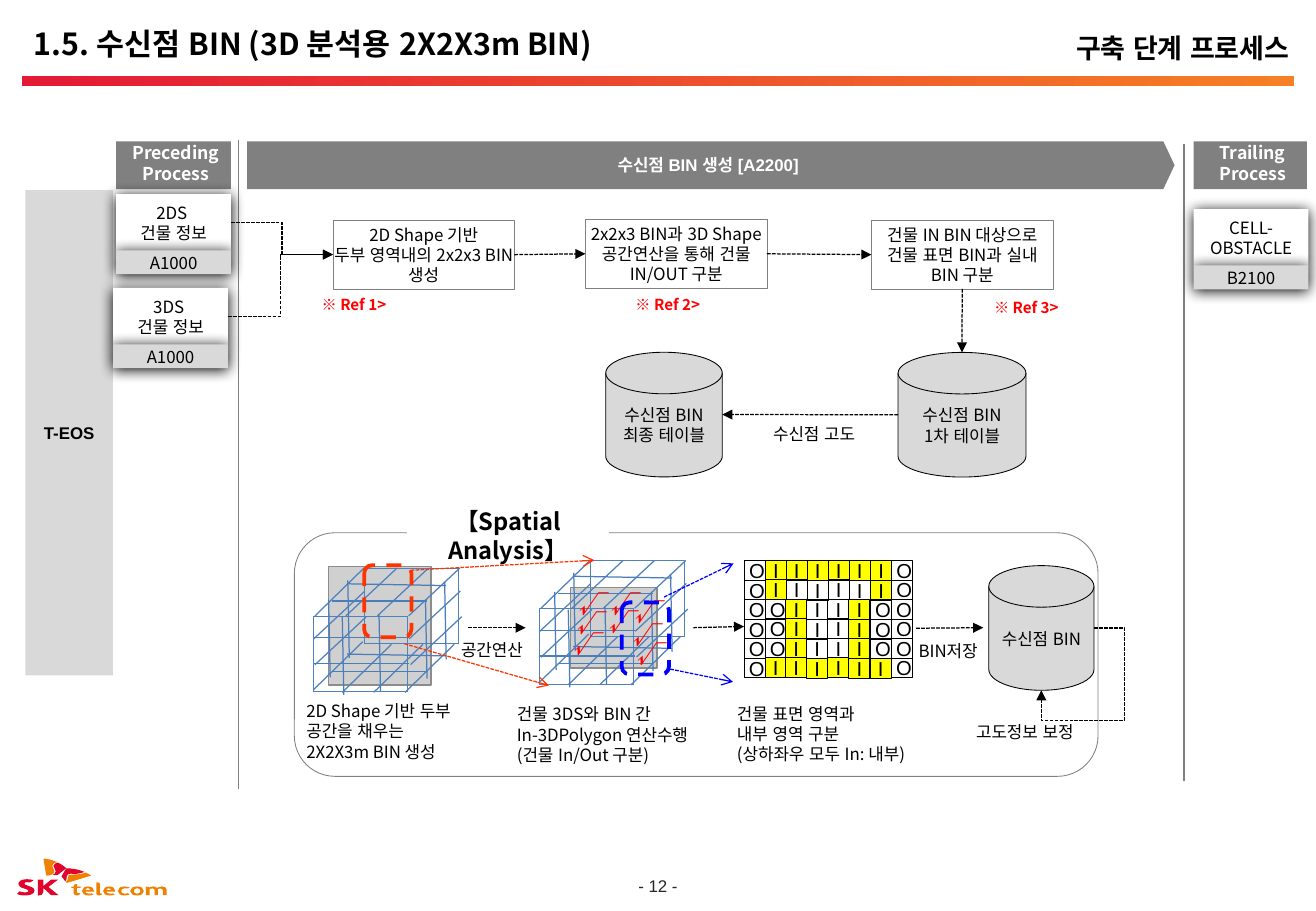
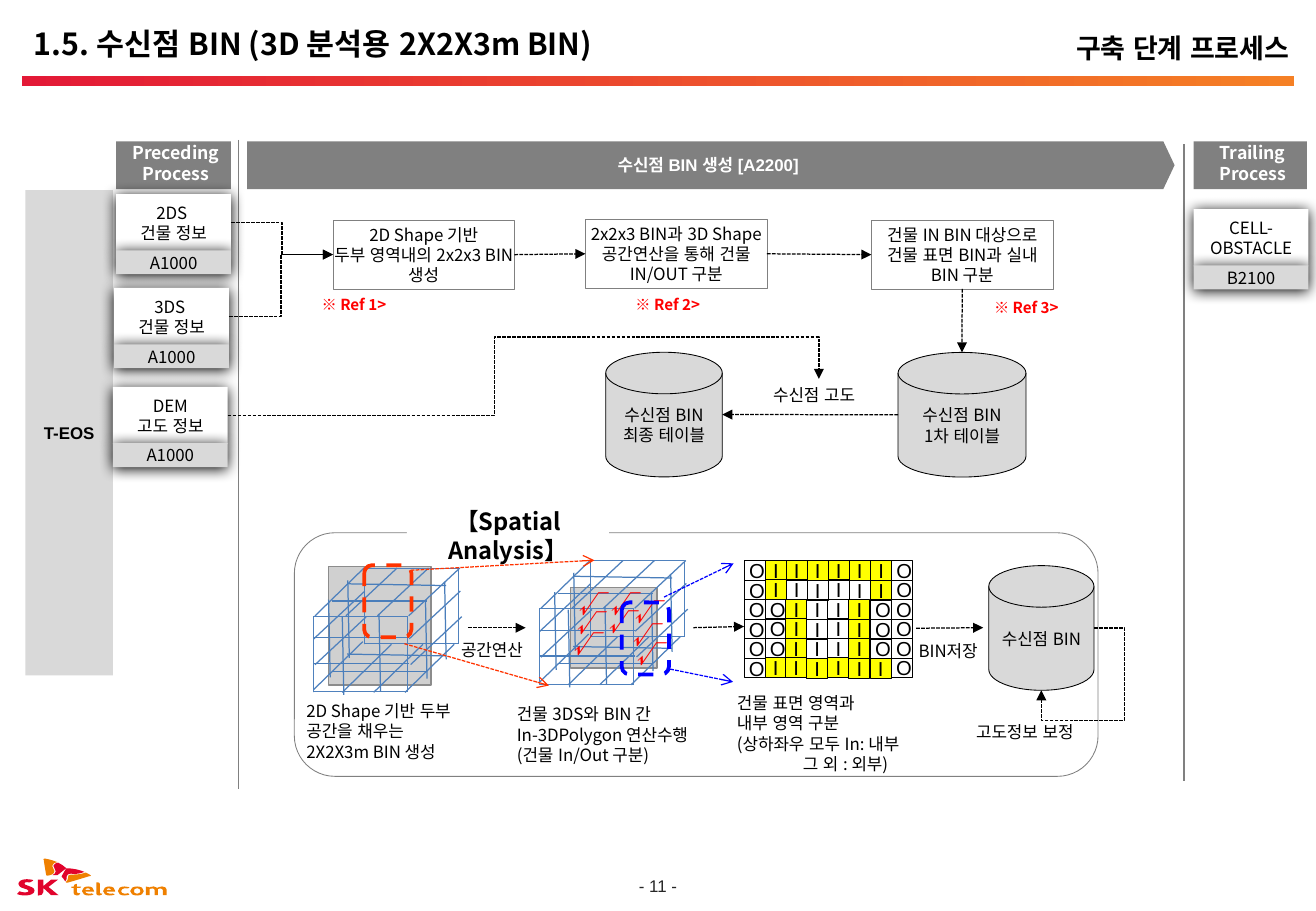
Before and after one commit to pmosoft/spark_scala, a slide deck: slide 12 of eos/02.설계/TEOSPI-ProcessFlow_20190715.pptx (slide 13 before the commit). Drawn at 1316x911 pixels with LibreOffice and Linux fonts; fonts in the diff are those of the drawing; grey boxes stand for pictures; background and template pictures are left out. Boxes give left, top, right and bottom in pixels: in the first picture for what was removed or moved away, otherwise in the second. Text is boxed around its words. In the diff, an @@ line names an element or a change of style, - is before the commit and + after.

```diff
--- a/eos/02.설계/TEOSPI-ProcessFlow_20190715.pptx
+++ b/eos/02.설계/TEOSPI-ProcessFlow_20190715.pptx
@@ elbow arrow added from (227, 416) to (819, 379), #000000 0.75 pt dashed @@
@@ rectangle added at [113,388,227,445], fill #FFFFFF, 10 pt, text #000000 @@
+DEM
+고도 정보
@@ text "수신점 고도": place and size @@
-text "수신점 고도" at [773,426,855,442]
+text "수신점 고도" at [773,387,855,403]
@@ rectangle added at [113,444,227,468], fill #D9D9D9, 10 pt, text #000000 @@
+A1000
@@ text "건물 표면 영역과": place and size @@
-text "건물 표면 영역과" at [737,706,905,763]
+text "건물 표면 영역과" at [737,695,899,773]
@@ text at [737,736,899,773]: text changed @@
-(상하좌우 모두 In: 내부)
+(상하좌우 모두 In: 내부
+그 외 : 외부)
@@ page number at [649,880,667,892]: text changed @@
-- 12 -
+- 11 -
```
Also in this commit, not shown: 4 other slides changed, 14 slides added, 4 other files.
